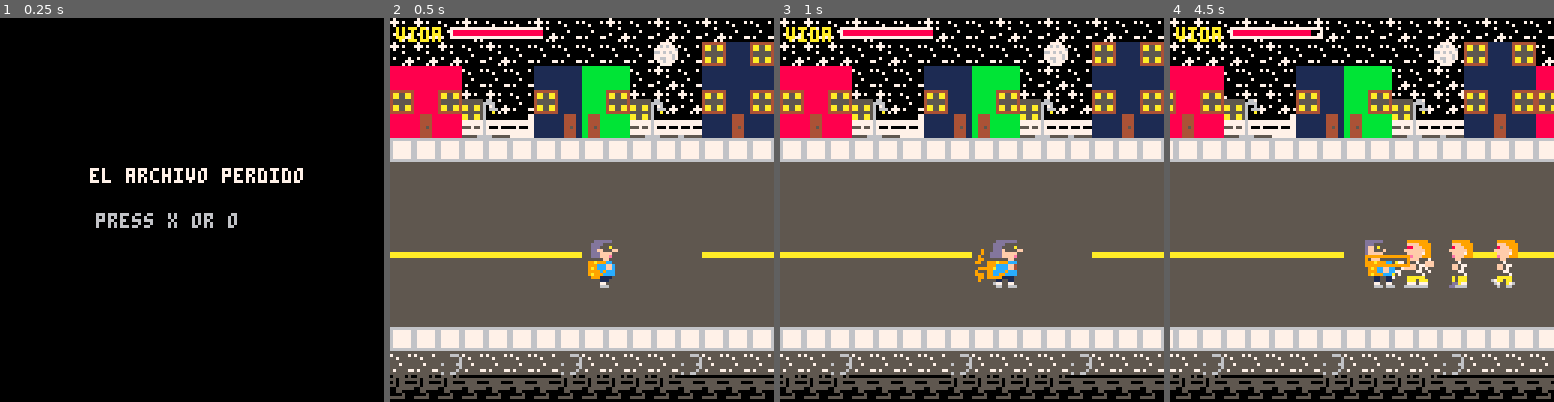
Above: before the commit, frames 1-4 (left to right).
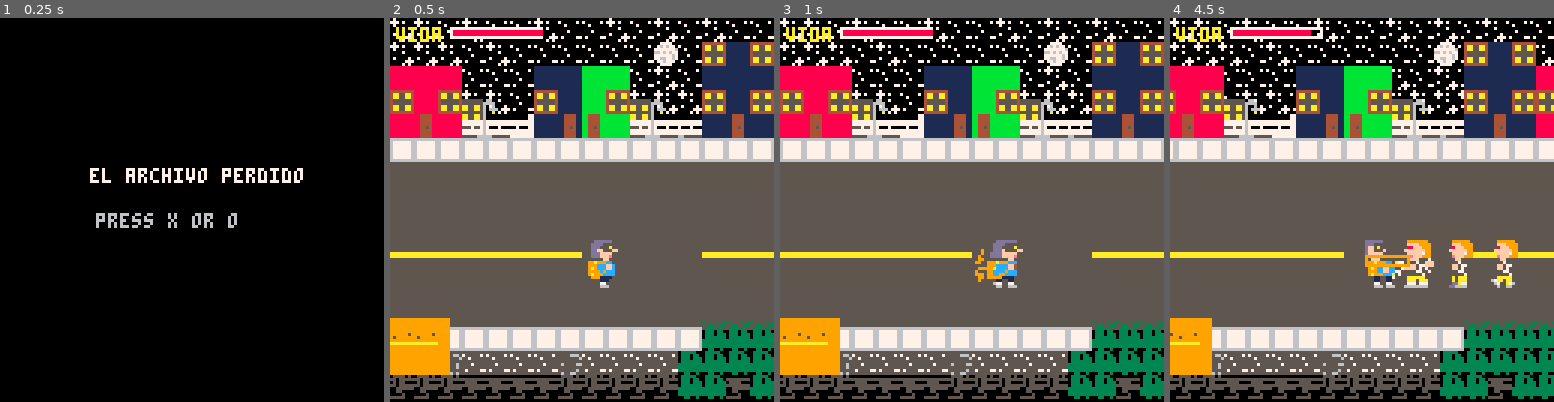
Above: after the commit, the same moments.

Repository: pablonauta/laboratorio2
Game: PICO-8 cartridge test.p8
Two runs of this game, one before a commit and one after it. Both use one fixed random seed, a clock stepped at 60 frames per second and the inputs below.
Inputs:
- Up to frame 1 (0.25 s): no input
- Up to frame 2 (0.5 s): tap X (X key) at 0.33 s
- Up to frame 3 (1 s): tap O (Z key) at 0.7 s
- Up to frame 4 (4.5 s): tap X (X key) at 1.07, 1.85, 2.97, 4.08 s; hold Right 1.6-2.1 s; tap O (Z key) every 0.4 s from 1.7 to 4.1 s; hold Up 2.15-2.42 s; hold Right 2.47-3.03 s; hold Left 3.08-3.58 s; hold Down 3.63-3.97 s; hold Right from 4.02 s (still down)

Frame 1 is identical in both runs. In frame 2, 6.3% of the frame differs, in the area x 0-100%, y 78-100%; in frame 3, 6.3%; in frame 4, 6.5%.

Commit message:
un contenedor y paso, parece que no se rompio ningun sprite

Diff:
--- a/test.p8
+++ b/test.p8
@@ -1094,17 +1094,25 @@
 
 
 
+…(8 lines of a section not shown)…
 __map__
-d7d7d7d7d7d7d7d7d7d7d7d7d7d7d7d7d7d7d7d7d7d7d7d7d7d7d7f7f7f70000000000000000000000000000000000000000000000000000000000000000000000000000000000000000000000000000000000000000000000000000000000000000000000000000000000000000000000000000000000000000000000000000
-d7d7d7d7d7d7d7d7d7d7d7d7d7c8c7c8d7d7d7d7d7d7c8d6d6c8d7d7d7f70000000000000000000000000000000000caca00000000000000000000000000000000000000000000000000000000000000000000000000000000000000000000000000000000000000000000000000000000000000000000000000000000000000
-c5c5c5d7d7d7c7c7c6c6d7d7d7c7c7c7c5c5c5d7d7d7c8d6d6c8d7d7d7d7d700000000000000000000000000000000caca00000000000000000000000000000000000000000000000000000000000000000000000000000000000000000000000000000000000000000000000000000000000000000000000000000000000000
-c8c5c8cccdd7c8c7c6c8cccdd7c8c7c8c8c5c8d7d7d7c8d6d6c8d7d7d7d70000000000000000000000000000000000caca00000000000000000000000000000000000000000000000000000000000000000000000000000000000000000000000000000000000000000000000000000000000000000000000000000000000000
-c5c9c5dcddc0c7cbcac6dcddddc7cbc7c5c9c5c0c0c0d6d5d5d6c0c0c0000000000000000000000000000000000000caca00000000000000000000000000000000000000000000000000000000000000000000000000000000000000000000000000000000000000000000000000000000000000000000000000000000000000
+dbdbdbdbdbdbdbdbdbdbdbdbdbdbdbdbdbdbdbdbdbdbdbdbdbdbdbdbf7f70000000000000000000000000000000000000000000000000000000000000000000000000000000000000000000000000000000000000000000000000000000000000000000000000000000000000000000000000000000000000000000000000000
+dbdbdbdbdbdbdbdbdbdbdbdbdbc8c7c8dbdbdbdbdbd6d6d6d6c8dbdbdbf70000000000000000000000000000000000caca00000000000000000000000000000000000000000000000000000000000000000000000000000000000000000000000000000000000000000000000000000000000000000000000000000000000000
+c5c5c5dbdbdbc7c7c6c6dbdbdbc7c7c7c5c5c5dbdbd6c8d6d6c8dbdbdbdbdb00000000000000000000000000000000caca00000000000000000000000000000000000000000000000000000000000000000000000000000000000000000000000000000000000000000000000000000000000000000000000000000000000000
+c8c5c8cccddbc8c7c6c8cccddbc8c7c8c8c5c8dbdbd6c8d6d6c8dbdbdbdbdb00000000000000000000000000000000caca00000000000000000000000000000000000000000000000000000000000000000000000000000000000000000000000000000000000000000000000000000000000000000000000000000000000000
+c5c9c5dcddc0c7cbcac6dcddddc7cbc7c5c9c5c0c0d6d6d5d5d6c0c0c0000000000000000000000000000000000000caca00000000000000000000000000000000000000000000000000000000000000000000000000000000000000000000000000000000000000000000000000000000000000000000000000000000000000
 d8d8d8d8d8d8d8d8d8d8d8d8d8d8d8d8d8d8d8d8d8d8d8d8d8d8d8d8d8d8d8d8d8d8d8d8d8d8d8d8d8d8d8d8d8d8d8d8d8d8000000000000000000000000000000000000000000000000000000000000000000000000000000000000000000000000000000000000000000000000000000000000000000000000000000000000
-edededededededededededededededededededededededededededededededededededededededededededededededced4d4000000000000000000000000000000000000000000000000000000000000000000000000000000000000000000000000000000000000000000000000000000000000000000000000000000000000
-d8d8d8d8d8d8d8d8d8d8d8d8d8d8d8d8d8d8d8d8d8d8d8d8d8d8d8d8d8d8d8d8d8d8d8d8d8d8d8d8d8d8d8d8d8d8d8caca00000000000000000000000000000000000000000000000000000000000000000000000000000000000000000000000000000000000000000000000000000000000000000000000000000000000000
-d4d4ced4d4d4d4ced4d4d4d4ced4d4d4d4ced4d4ced4d4d4d4ced4d4d4d4d4ced4d4d4ced4d4d4d4ced4d4d4d4d4cecaca00000000000000000000000000000000000000000000000000000000000000000000000000000000000000000000000000000000000000000000000000000000000000000000000000000000000000
-d3d3d3dedededed3d3d3d3d3dededededed3d3d3d3d3d3dedededed3d3d3d3d3dedededededed3d3d3d3d3d3d3d3decaca00000000000000000000000000000000000000000000000000000000000000000000000000000000000000000000000000000000000000000000000000000000000000000000000000000000000000
+d1d1d2edededededededededede6e6e6e6e6ededededededededededede6e6e6e6e6e6ededededede6e6e6ededededced4d4000000000000000000000000000000000000000000000000000000000000000000000000000000000000000000000000000000000000000000000000000000000000000000000000000000000000
+d7d7e2d8d8d8d8d8d8d8d8d8d8e4e4e4e4e4d8d8d8d8d8d8d8d8d8d8d8e4e4e4e4e4e4d8d8d8d8d8e4e4e4d8d8d8d8caca00000000000000000000000000000000000000000000000000000000000000000000000000000000000000000000000000000000000000000000000000000000000000000000000000000000000000
+d6d6e3d4d4d4d4ced4d4d4d4e4e4e4e4e4e4e4d4ced4d4d4d4ced4d4d4e4e4e4e4e4e4ced4d4d4d4e4e4e4d4d4d4cecaca00000000000000000000000000000000000000000000000000000000000000000000000000000000000000000000000000000000000000000000000000000000000000000000000000000000000000
+d3d3d3dedededed3d3d3d3d3e4e4dee4e4e4e4d3d3d3d3dedededed3d3e4e4e4e4e4dedededed3d3e4e4e4d3d3d3decaca00000000000000000000000000000000000000000000000000000000000000000000000000000000000000000000000000000000000000000000000000000000000000000000000000000000000000
 0000000000000000000000000000000000000000000000000000000000000000000000000000000000000000000000000000000000000000000000000000000000000000000000000000000000000000000000000000000000000000000000000000000000000000000000000000000000000000000000000000000000000000
 0000000000000000000000000000000000000000000000000000000000000000000000000000000000000000000000000000000000000000000000000000000000000000000000000000000000000000000000000000000000000000000000000000000000000000000000000000000000000000000000000000000000000000
 c1c1c3c1c3c3c1c3c3c1c3c1c3c1c3c3c3c3c3c1c3c1c3c3c3c3c3c3c3c3c3c3c3c3c3c30000000000000000000000000000000000000000000000000000000000000000000000000000000000000000000000000000000000000000000000000000000000000000000000000000000000000000000000000000000000000000
Not shown, changed: 18 lines of the sprite sheet (__gfx__) section of test.p8
